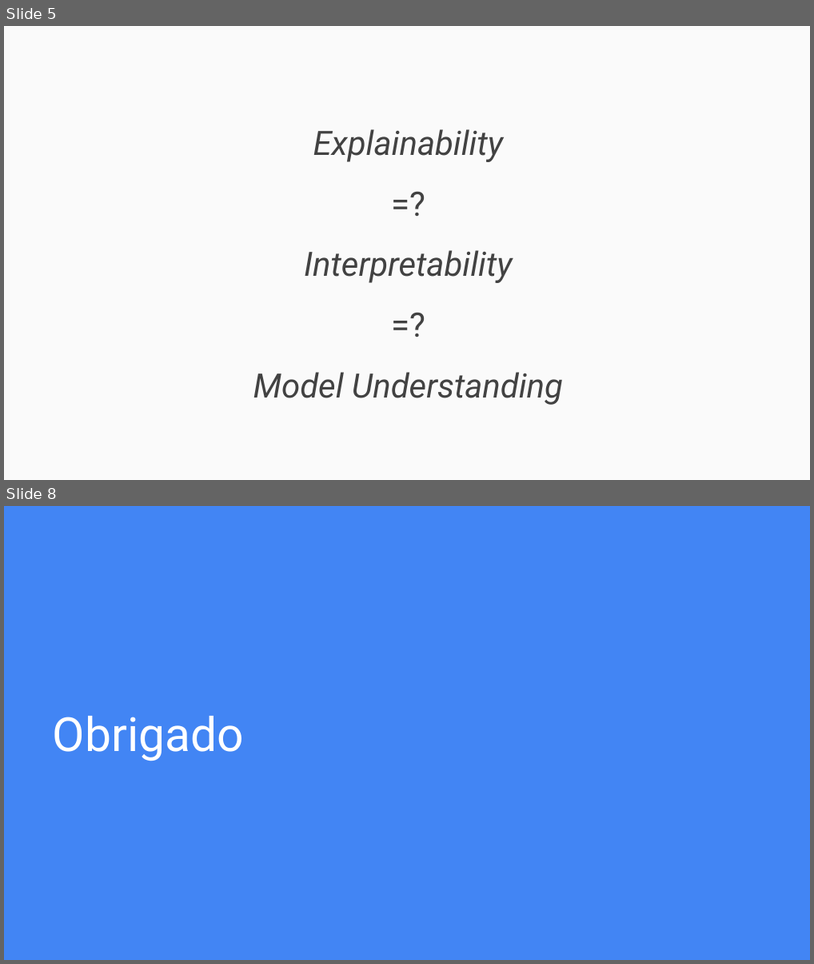
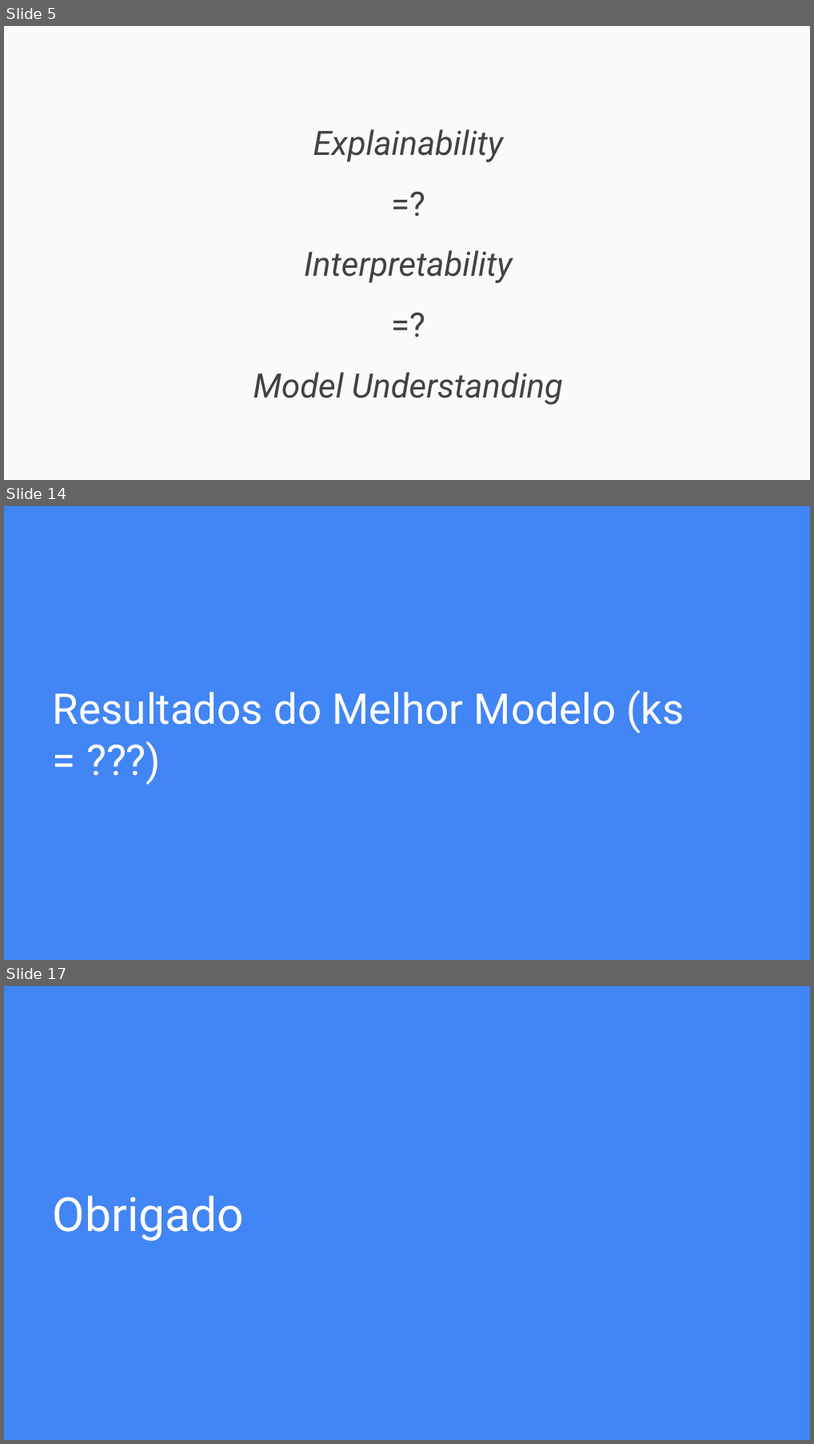
Before and after one commit to danieldasilvacosta/pucrio--vc--trabalhos--2022.2, a slide deck: Trabalho Final - Daniel da Silva Costa/Trabalho Final - Daniel da Silva Costa.pptx. Shown one above the other, each under a label of ours: slides 5 and 8 before the commit, slides 5, 14 and 17 after it; the slides between them are not shown. The pictures are 814x964 and 814x1444 pixels, drawn with LibreOffice and Linux fonts; fonts in the diff are those of the drawing. Boxes give left, top, right and bottom in pixels: in the first picture for what was removed or moved away, otherwise in the second. Text is boxed around its words. In the diff, an @@ line names an element or a change of style, - is before the commit and + after.

```diff
--- a/Trabalho Final - Daniel da Silva Costa/Trabalho Final - Daniel da Silva Costa.pptx
+++ b/Trabalho Final - Daniel da Silva Costa/Trabalho Final - Daniel da Silva Costa.pptx
@@ slide 14 added at [4, 506, 810, 960], background #4285F4 @@
@@ title added at [53, 690, 684, 733], 37.8 pt, text #FFFFFF @@
+Resultados do Melhor Modelo (ks = ???)
@@ what was slide 8 is now slide 17 @@
```
Also in this commit, not shown: 5 slides changed, 8 other slides added, 2 other files.
